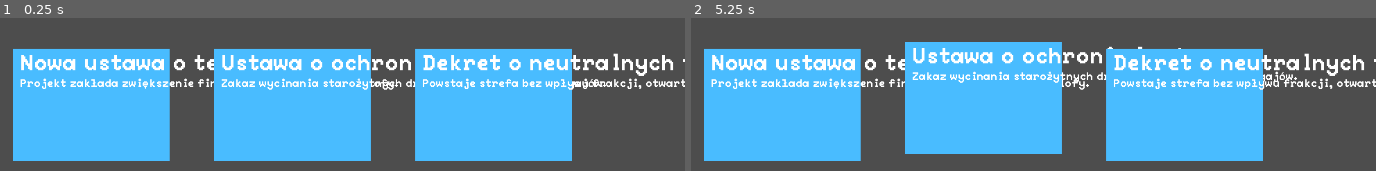
Above: before the commit, frames 1-2 (left to right).
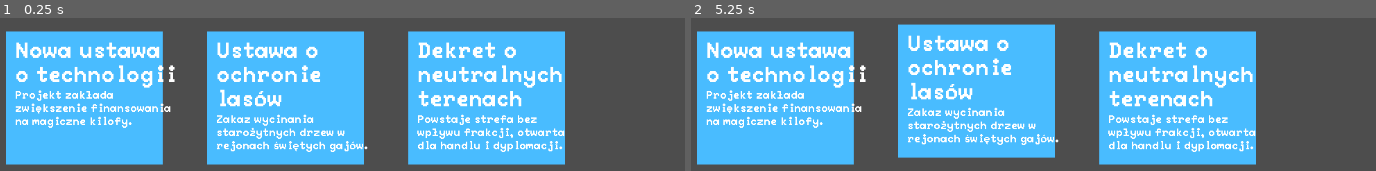
Above: after the commit, the same moments.

Repository: WhatYouFormaggiKindOfPizza/game
Game: Godot game, scene res://scenes/game.tscn
Same seed, same stepped clock (60 frames per second), same inputs: the game is played once before the commit and once after it. The engine's default icon, where the game draws it, is replaced by a stand-in: a white triangle on a blue panel in a dark square.
Inputs (mouse positions are in pixels of both pictures, inside the frame that each line leads up to):
- Up to frame 1 (0.25 s): no input
- Up to frame 2 (5.25 s): click (780, 105) at 0.52 s; click (780, 105) at 1.27 s; click (780, 105) at 2.02 s; tap Enter at 2.75, 4.25 s; move the mouse to (outside the picture) at 2.77 s; tap Space at 3.5, 5 s; move the mouse to (outside the picture) at 3.52 s; move the mouse to (outside the picture) at 4.27 s; move the mouse to (937, 60) at 5.02 s

The runs differ from the first frame. In frame 1, 30% of the frame differs, in the area x 0-100%, y 8-97%; in frame 2, 31%, in the area x 0-100%, y 3-97%.

Commit message:
Add text wrapping to posts

Diff:
--- a/scenes/game.tscn
+++ b/scenes/game.tscn
@@ -42,13 +42,9 @@
 [node name="PostsContainer" type="HBoxContainer" parent="."]
 unique_name_in_owner = true
 layout_direction = 2
-anchors_preset = 15
-anchor_right = 1.0
-anchor_bottom = 1.0
-offset_left = 183.0
-offset_top = 437.0
-offset_right = 989.0
-offset_bottom = 599.0
-grow_horizontal = 2
-grow_vertical = 2
+offset_left = 1.0
+offset_top = 412.0
+offset_right = 1152.0
+offset_bottom = 604.0
 theme_override_constants/separation = 64
+alignment = 1
--- a/scenes/post.tscn
+++ b/scenes/post.tscn
@@ -13,10 +13,11 @@
 custom_minimum_size = Vector2(226, 162)
 layout_direction = 2
 layout_mode = 3
-anchor_right = 0.196
-anchor_bottom = 0.247
-offset_right = 0.207993
-offset_bottom = -0.0559998
+anchor_right = 0.241
+anchor_bottom = 0.367
+offset_top = -1.0
+offset_right = 0.367981
+offset_bottom = 0.18399
 grow_horizontal = 2
 grow_vertical = 2
 script = ExtResource("1_epv1v")
@@ -40,26 +41,26 @@
 
 [node name="VBoxContainer" type="VBoxContainer" parent="Button"]
 layout_mode = 0
-offset_left = 10.0
-offset_top = 7.0
-offset_right = 211.0
-offset_bottom = 146.0
+offset_left = 13.0
+offset_top = 14.0
+offset_right = 257.0
+offset_bottom = 214.0
 
 [node name="PostTitle" parent="Button/VBoxContainer" instance=ExtResource("2_ax5sd")]
 unique_name_in_owner = true
+custom_minimum_size = Vector2(0.09, 0)
 layout_mode = 2
 theme_override_font_sizes/font_size = 32
-text = "Post Title"
+text = "Nowa ustawa o technologii"
+autowrap_mode = 3
 font_scale = 4
 
 [node name="PostContent" parent="Button/VBoxContainer" instance=ExtResource("2_ax5sd")]
 unique_name_in_owner = true
+custom_minimum_size = Vector2(0.15, 0)
 layout_mode = 2
-text = "Some post contnent
-Some post contnent
-Some post contnent
-Some post contnent
-Some post contnent"
+text = "Projekt zakłada zwiększenie finansowania na magiczne kilofy."
+autowrap_mode = 3
 
 [connection signal="mouse_entered" from="Button" to="." method="_on_button_mouse_entered"]
 [connection signal="mouse_exited" from="Button" to="." method="_on_button_mouse_exited"]
